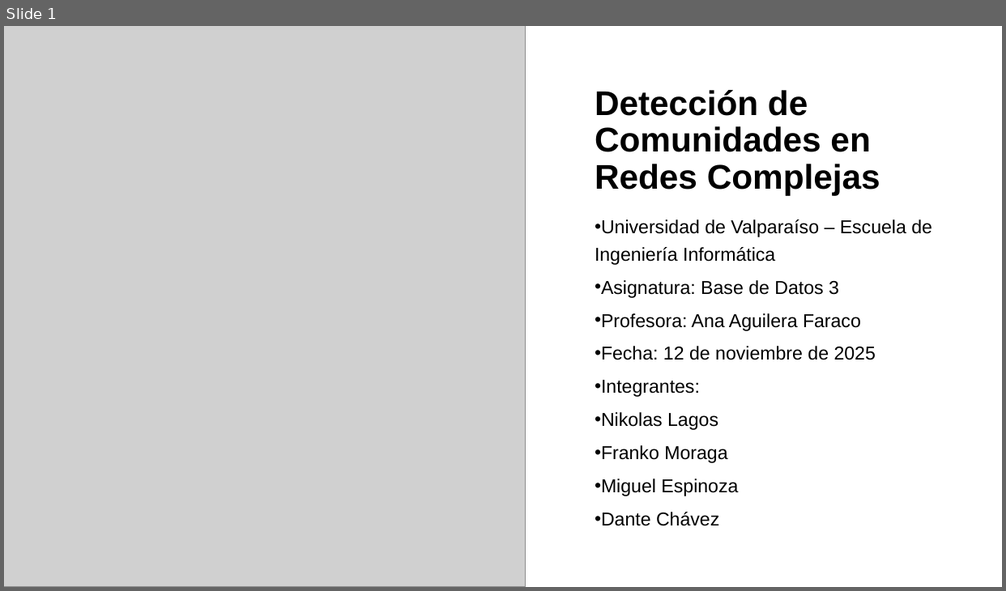
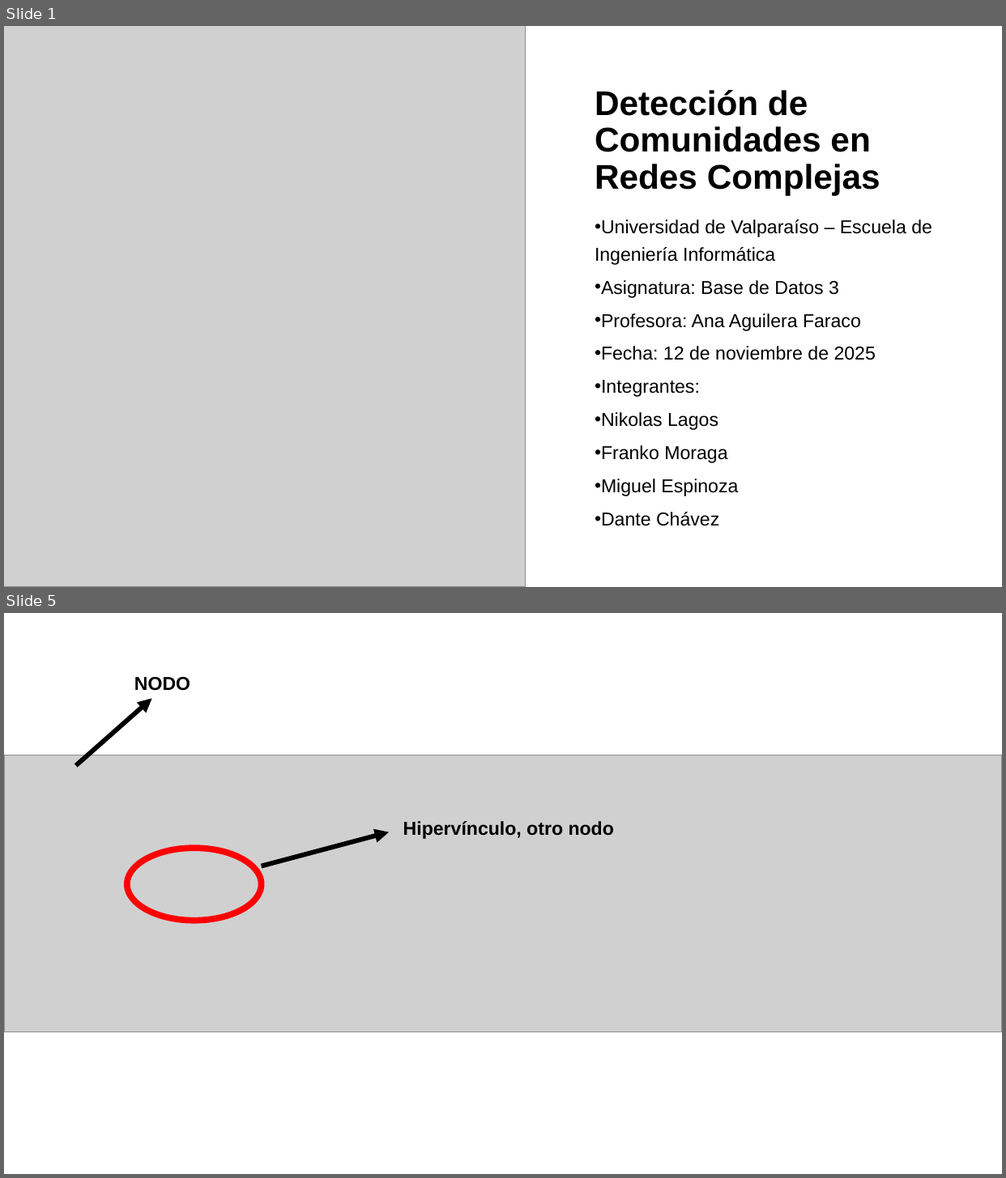
Before and after one commit to mrmiguel564/Proyecto-redes, a slide deck: ppt_deteccion_de_comunidades.pptx. Shown one above the other, each under a label of ours: slide 1 before the commit, slides 1 and 5 after it; the slides between them are not shown. The pictures are 1006x591 and 1006x1178 pixels, drawn with LibreOffice and Linux fonts; fonts in the diff are those of the drawing; grey boxes stand for pictures. Boxes give left, top, right and bottom in pixels: in the first picture for what was removed or moved away, otherwise in the second. Text is boxed around its words. In the diff, an @@ line names an element or a change of style, - is before the commit and + after.

```diff
--- a/ppt_deteccion_de_comunidades.pptx
+++ b/ppt_deteccion_de_comunidades.pptx
@@ slide 5 added at [4, 613, 1002, 1174], background #FFFFFF @@
@@ text added at [134, 677, 190, 691], 18 pt, text #000000, bold @@
+NODO
@@ arrow added from (76, 766) to (152, 698), #000000 4.5 pt @@
@@ picture added at [4, 756, 1002, 1033] @@
@@ text added at [403, 821, 614, 839], 18 pt, text #000000, bold @@
+Hipervínculo, otro nodo
@@ ellipse added at [127, 848, 261, 921], outline #FF0000 6 pt @@
@@ arrow added from (262, 866) to (389, 833), #000000 4.5 pt @@
```
Also in this commit, not shown: 3 slides changed, 11 other slides added.
